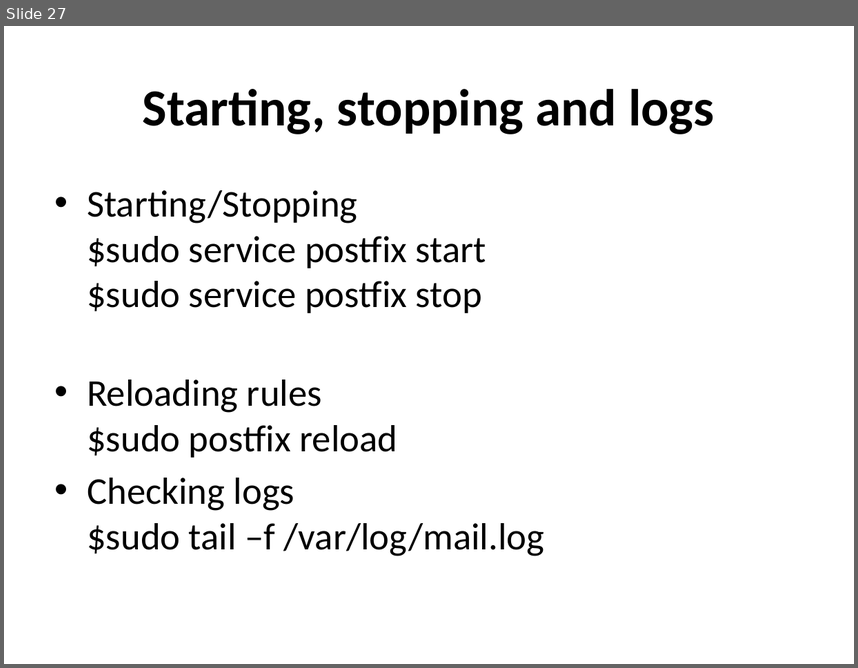
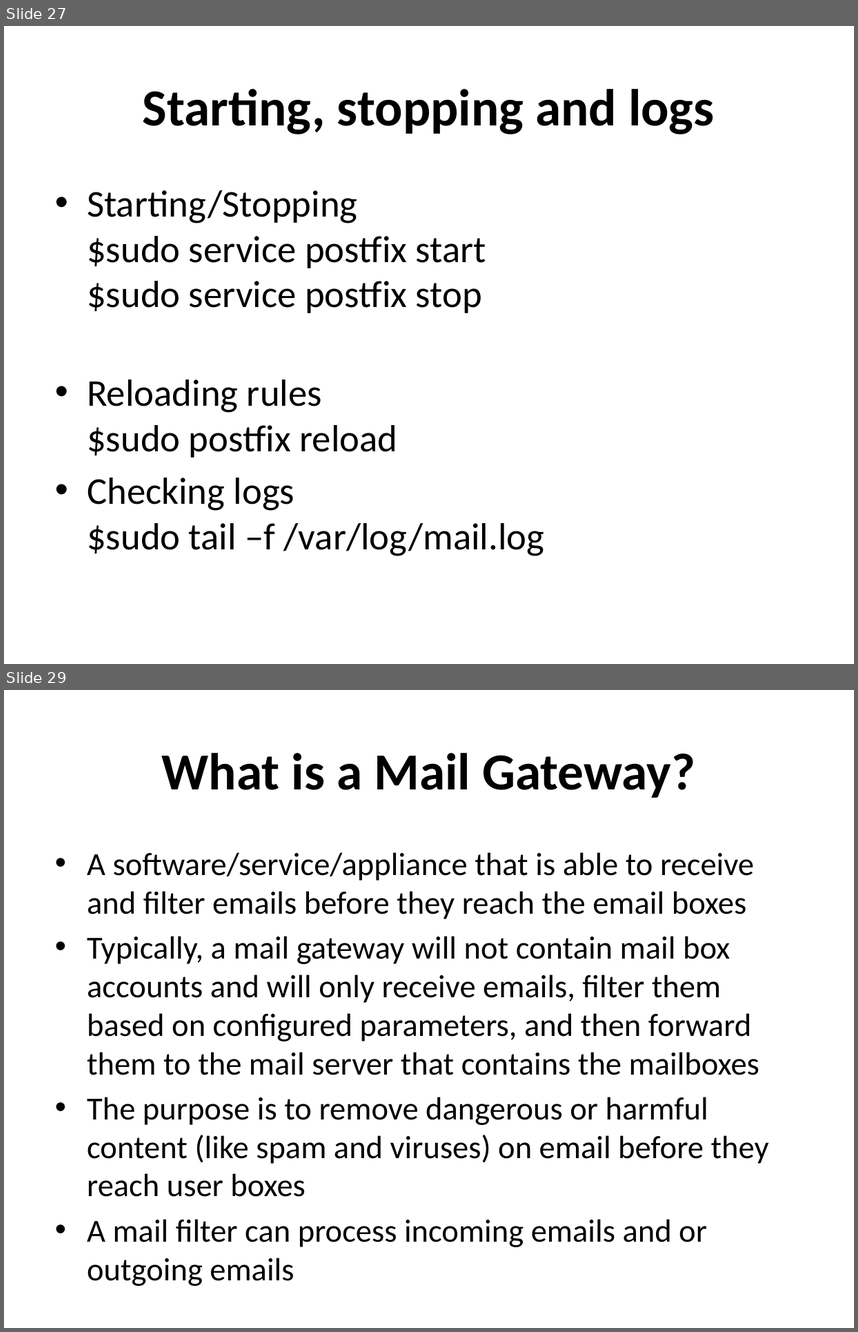
Before and after one commit to afnog/afnog.github.io, a slide deck: sse/postfix/postfix-preso-debian.pptx. Shown one above the other, each under a label of ours: slide 27 before the commit, slides 27 and 29 after it; the slides between them are not shown. The pictures are 858x668 and 858x1332 pixels, drawn with LibreOffice and Linux fonts; fonts in the diff are those of the drawing. Boxes give left, top, right and bottom in pixels: in the first picture for what was removed or moved away, otherwise in the second. Text is boxed around its words. In the diff, an @@ line names an element or a change of style, - is before the commit and + after.

```diff
--- a/sse/postfix/postfix-preso-debian.pptx
+++ b/sse/postfix/postfix-preso-debian.pptx
@@ slide 29 added at (4, 690, 854, 1328), background #FFFFFF @@
@@ title added at (162, 753, 695, 798), 44 pt, text #000000, bold @@
+What is a Mail Gateway?
@@ text added at (87, 852, 769, 1247), 27.2 pt, text #000000 @@
+• A software/service/appliance that is able to receive and filter emails before they reach the email boxes
+• Typically, a mail gateway will not contain mail box accounts and will only receive emails, filter them based on configured parameters, and then forward them to the mail server that contains the mailboxes
+• The purpose is to remove dangerous or harmful content (like spam and viruses) on email before they reach user boxes
+• A mail filter can process incoming emails and or outgoing emails
```
Also in this commit, not shown: 2 slides changed, 7 other slides added, 11 slides removed.
